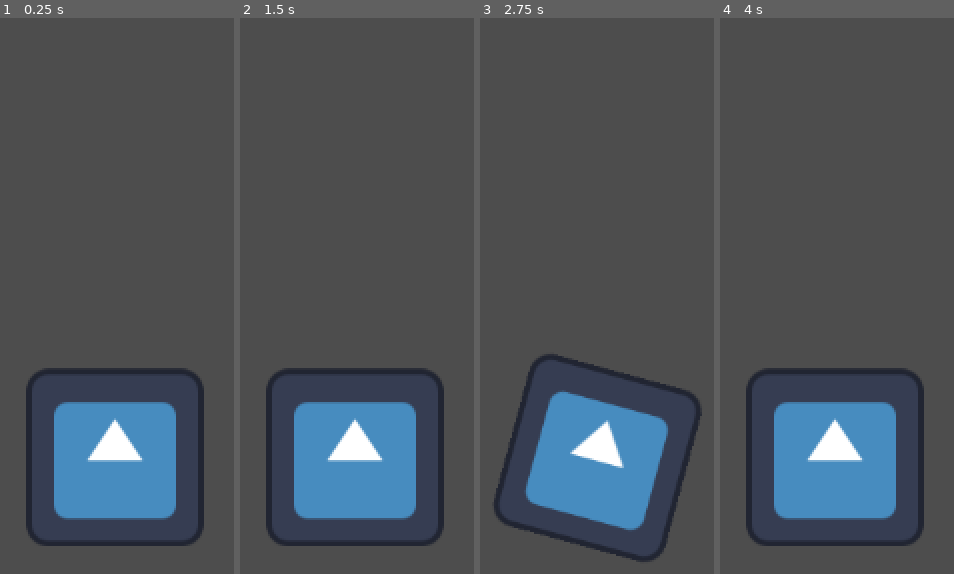
Above: before the commit, frames 1-4 (left to right).
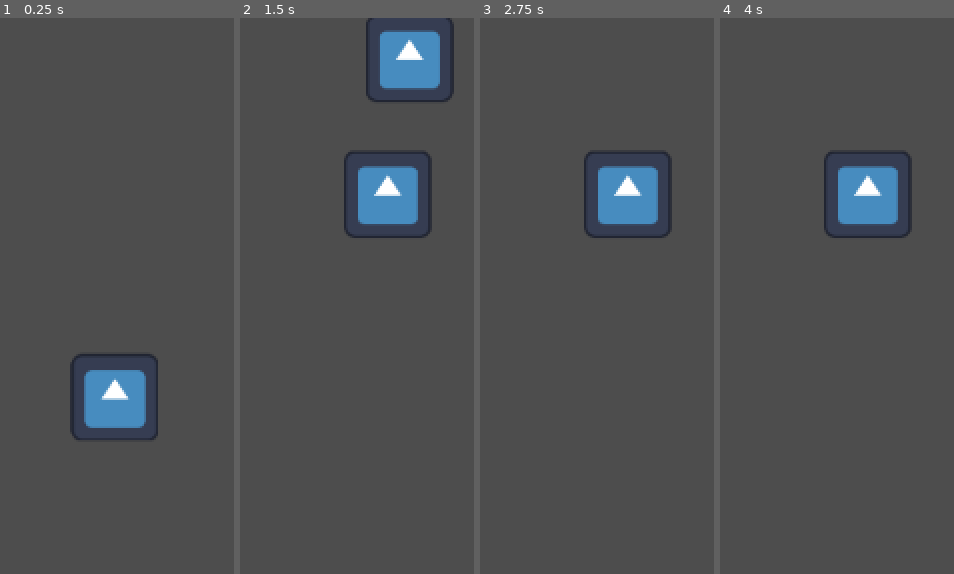
Above: after the commit, the same moments.

Repository: tylercchase/gmtk-2025
Game: Godot game, scene res://src/main.tscn
Two runs of this game, one before a commit and one after it. Both use one fixed random seed, a clock stepped at 60 frames per second and the inputs below. The engine's default icon, where the game draws it, is replaced by a stand-in: a white triangle on a blue panel in a dark square.
Inputs:
- Up to frame 1 (0.25 s): no input
- Up to frame 2 (1.5 s): hold D (move_right) 0.53-1.28 s; hold A (move_left) from 1.28 s (still down)
- Up to frame 3 (2.75 s): tap Enter at 2 s; release A (move_left) at 2.03 s; hold D (move_right) from 2.03 s (still down)
- Up to frame 4 (4 s): tap Space at 2.75 s; tap Enter at 3.5 s; release D (move_right) at 3.53 s; hold A (move_left) from 3.53 s (still down)

The runs differ from the first frame. In frame 1, 15% of the frame differs, in the area x 11-88%, y 60-95%; in frame 2, 21%, in the area x 11-92%, y 0-95%; in frame 3, 18%; in frame 4, 18%.

Commit message:
feat: testing creation of segments

Diff:
--- a/src/main.tscn
+++ b/src/main.tscn
@@ -1,9 +1,13 @@
-[gd_scene load_steps=2 format=3 uid="uid://d4gmvlosj7ifi"]
+[gd_scene load_steps=3 format=3 uid="uid://d4gmvlosj7ifi"]
 
 [ext_resource type="PackedScene" uid="uid://bkufcjas1iov8" path="res://src/player/player.tscn" id="1_eewff"]
+[ext_resource type="PackedScene" uid="uid://6ppqphm8w01t" path="res://src/segments/segment_manager.tscn" id="2_gh0ne"]
 
 [node name="world" type="Node2D"]
 
 [node name="Camera2D" type="Camera2D" parent="."]
 
 [node name="Player" parent="." instance=ExtResource("1_eewff")]
+
+[node name="SegmentManager" parent="." node_paths=PackedStringArray("player_node") instance=ExtResource("2_gh0ne")]
+player_node = NodePath("../Player")
--- a/src/player/player.gd
+++ b/src/player/player.gd
@@ -1,6 +1,7 @@
+class_name Player
 extends Area2D
 
-@export var SPEED = 400
+@export var SPEED = 200
 
 var direction = Vector2(0,-1)
 var rotation_amount = 50
@@ -18,4 +19,4 @@
 
 
 func _process(delta: float) -> void:
-	global_position = direction.rotated(rotation).normalized() * SPEED * delta
+	global_position += direction.rotated(rotation).normalized() * SPEED * delta
--- a/src/player/player.tscn
+++ b/src/player/player.tscn
@@ -4,13 +4,16 @@
 [ext_resource type="Script" uid="uid://dv2mhe6wfcak5" path="res://src/player/player.gd" id="1_rxibo"]
 
 [sub_resource type="RectangleShape2D" id="RectangleShape2D_qnmj6"]
-size = Vector2(130, 129)
+size = Vector2(62, 62)
 
 [node name="Player" type="Area2D"]
 script = ExtResource("1_rxibo")
 
 [node name="Sprite2D" type="Sprite2D" parent="."]
+position = Vector2(-3.8147e-06, -3.8147e-06)
+scale = Vector2(0.492188, 0.492188)
 texture = ExtResource("1_4anbu")
 
 [node name="CollisionShape2D" type="CollisionShape2D" parent="."]
+position = Vector2(0, -1)
 shape = SubResource("RectangleShape2D_qnmj6")
--- /dev/null
+++ b/src/segments/player_segment.tscn
@@ -0,0 +1,8 @@
+[gd_scene load_steps=2 format=3 uid="uid://p8n7ha1b8gv7"]
+
+[ext_resource type="PackedScene" uid="uid://bkufcjas1iov8" path="res://src/player/player.tscn" id="1_a622p"]
+
+[node name="PlayerSegment" type="Node2D"]
+
+[node name="Player" parent="." instance=ExtResource("1_a622p")]
+script = null
--- /dev/null
+++ b/src/segments/segment_manager.gd
@@ -0,0 +1,21 @@
+extends Node2D
+@export var segment_scene: PackedScene
+@export var player_node: Player
+
+# Called when the node enters the scene tree for the first time.
+func _ready() -> void:
+	var timer = Timer.new()
+	timer.autostart= true
+	add_child(timer)
+	timer.timeout.connect(_on_timer_timeout)
+
+# Called every frame. 'delta' is the elapsed time since the previous frame.
+func _process(delta: float) -> void:
+	pass
+
+# Used to create a new player node in global position after the timer runs out each time.
+func _on_timer_timeout():
+	print(player_node.global_position)
+	var segment = segment_scene.instantiate()
+	add_child(segment)
+	segment.global_position = player_node.global_position
--- /dev/null
+++ b/src/segments/segment_manager.tscn
@@ -0,0 +1,8 @@
+[gd_scene load_steps=3 format=3 uid="uid://6ppqphm8w01t"]
+
+[ext_resource type="Script" uid="uid://bk1uk53qxpegm" path="res://src/segments/segment_manager.gd" id="1_f8jwr"]
+[ext_resource type="PackedScene" uid="uid://p8n7ha1b8gv7" path="res://src/segments/player_segment.tscn" id="2_i10sa"]
+
+[node name="SegmentManager" type="Node2D"]
+script = ExtResource("1_f8jwr")
+segment_scene = ExtResource("2_i10sa")
Not shown, added: src/segments/segment_manager.gd.uid
